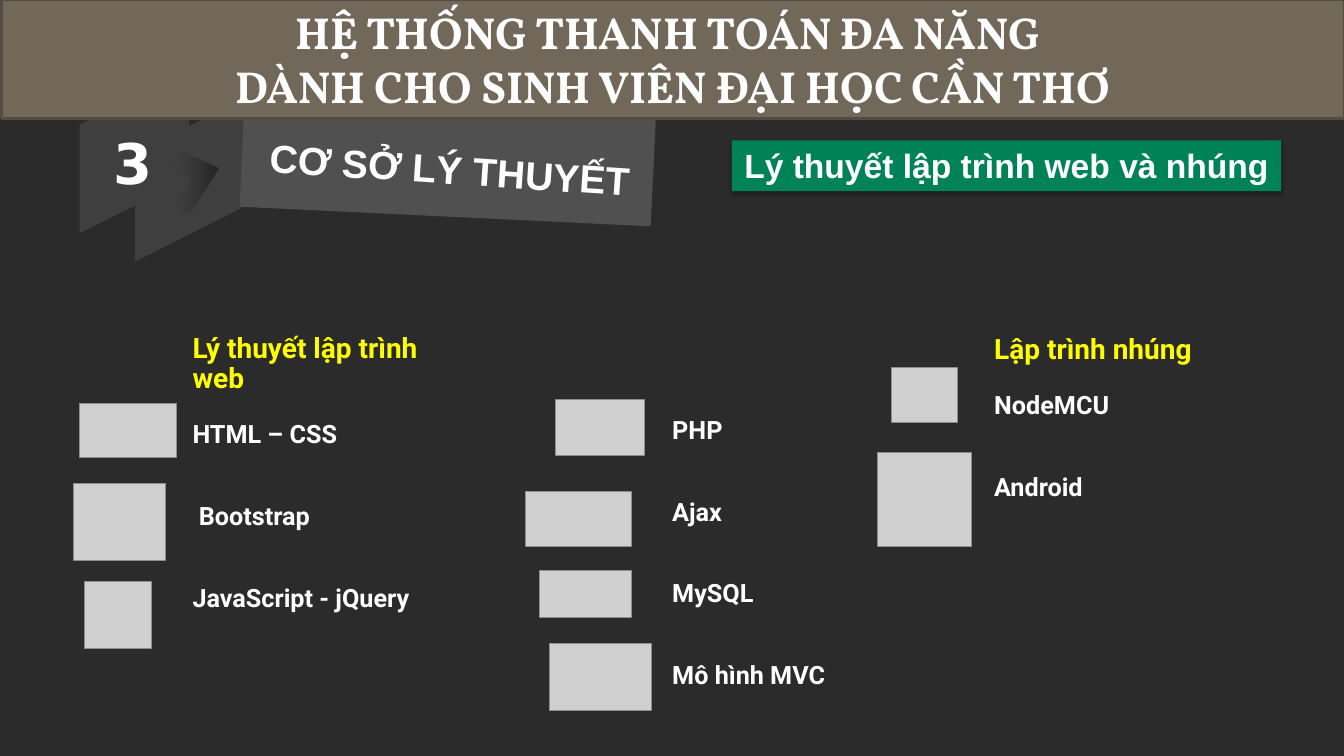
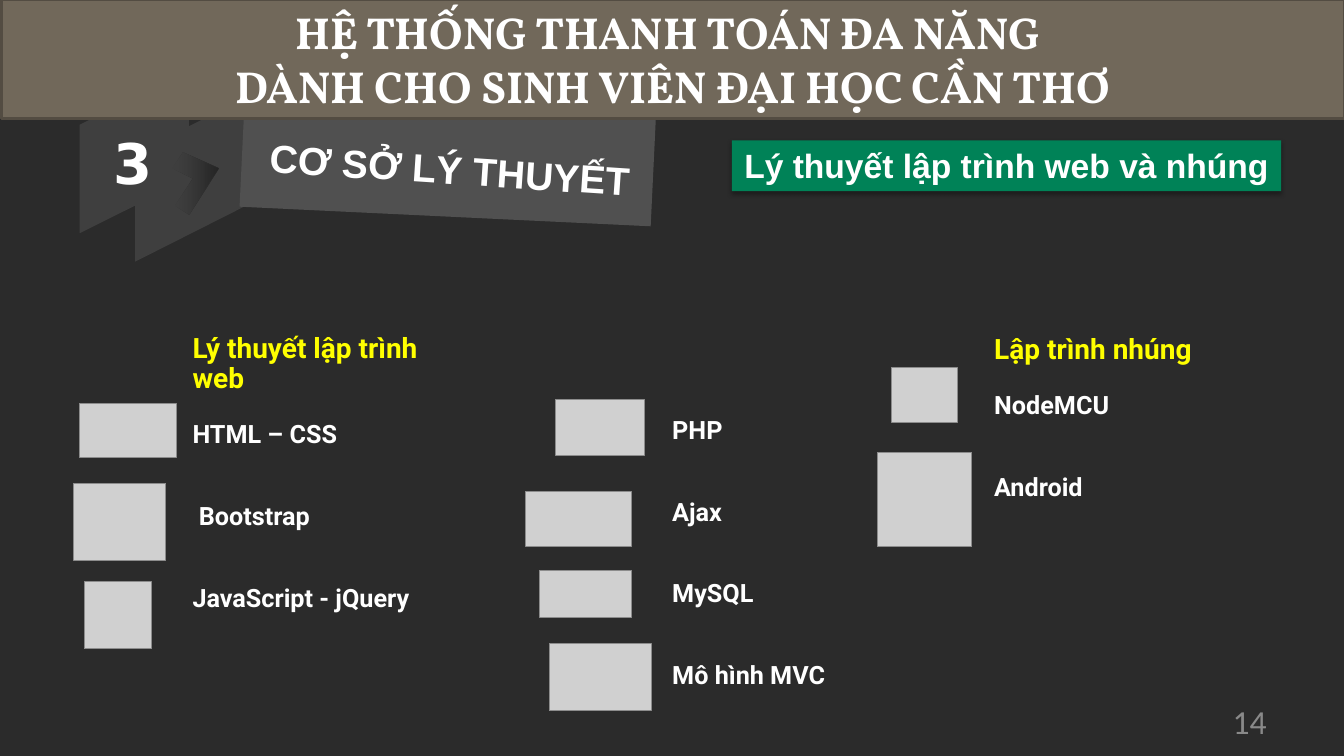
Before and after one commit to iblisbuu/TSV2018-26, a slide deck: slide 14 of documents/Thuyettrinh.pptx. Drawn at 1344x756 pixels with LibreOffice and Linux fonts; fonts in the diff are those of the drawing; grey boxes stand for pictures; background and template pictures are left out; a plain dark background stands for a picture behind light text. Boxes give left, top, right and bottom in pixels: in the first picture for what was removed or moved away, otherwise in the second. Text is boxed around its words. In the diff, an @@ line names an element or a change of style, - is before the commit and + after.

```diff
--- a/documents/Thuyettrinh.pptx
+++ b/documents/Thuyettrinh.pptx
@@ page number added at box(1233, 712, 1267, 734), 24 pt, text #898989 @@
+14
```
Also in this commit, not shown: 27 other slides changed, 5 other files.
